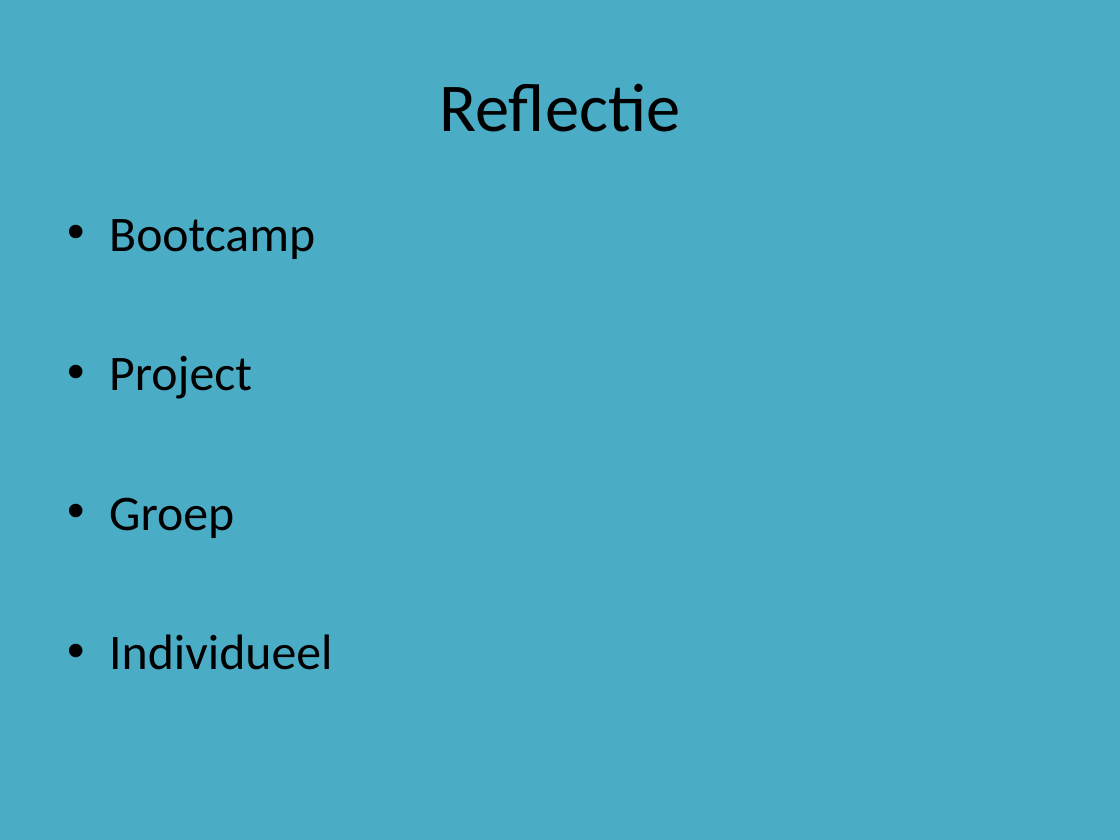
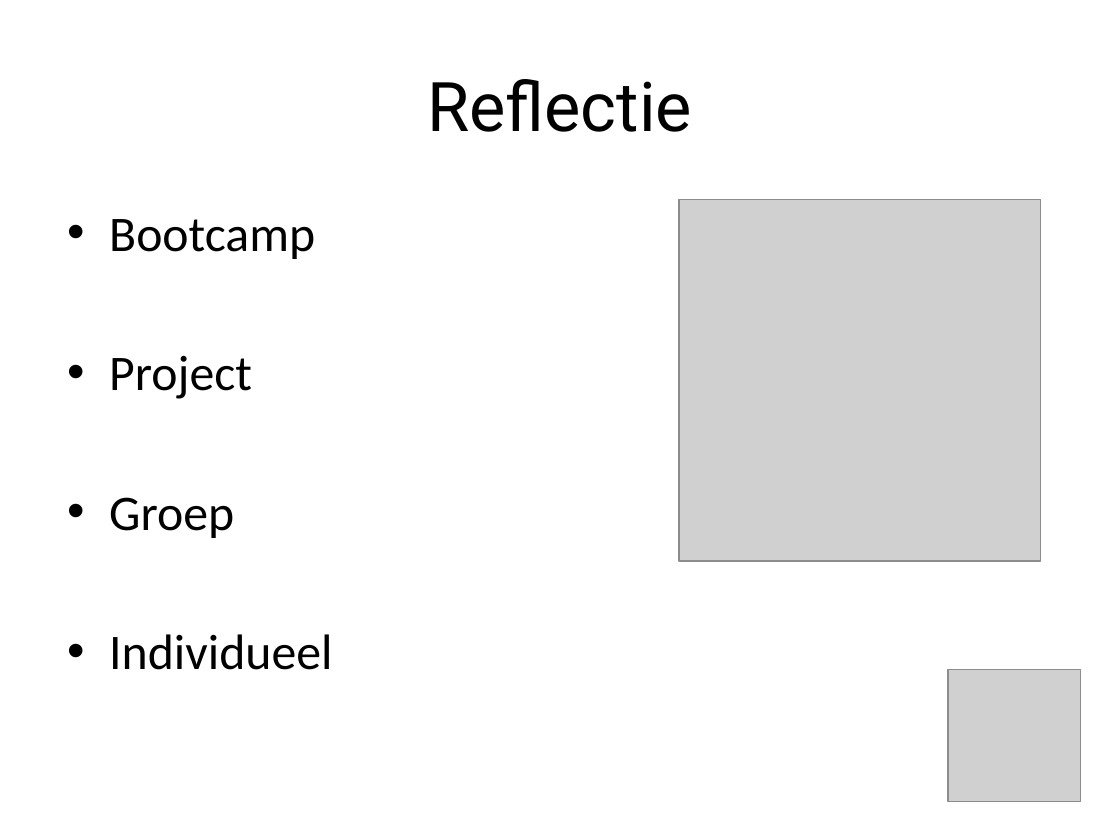
Before and after one commit to DASnoeken/Powerlift_App, a slide deck: slide 10 of Powerlift Powerpoint.pptx (slide 9 before the commit). Drawn at 1120x840 pixels with LibreOffice and Linux fonts; fonts in the diff are those of the drawing; grey boxes stand for pictures; background and template pictures are left out. Boxes give left, top, right and bottom in pixels: in the first picture for what was removed or moved away, otherwise in the second. Text is boxed around its words. In the diff, an @@ line names an element or a change of style, - is before the commit and + after.

```diff
--- a/Powerlift Powerpoint.pptx
+++ b/Powerlift Powerpoint.pptx
@@ background #4BACC6 to picture (left out) @@
@@ title "Reflectie" at [427,79,692,132]: font Calibri to Roboto @@
@@ picture added at [679,199,1040,561] @@
@@ picture added at [948,670,1080,802] @@
```
Also in this commit, not shown: 9 other slides changed, 1 slide added, 1 other file.
